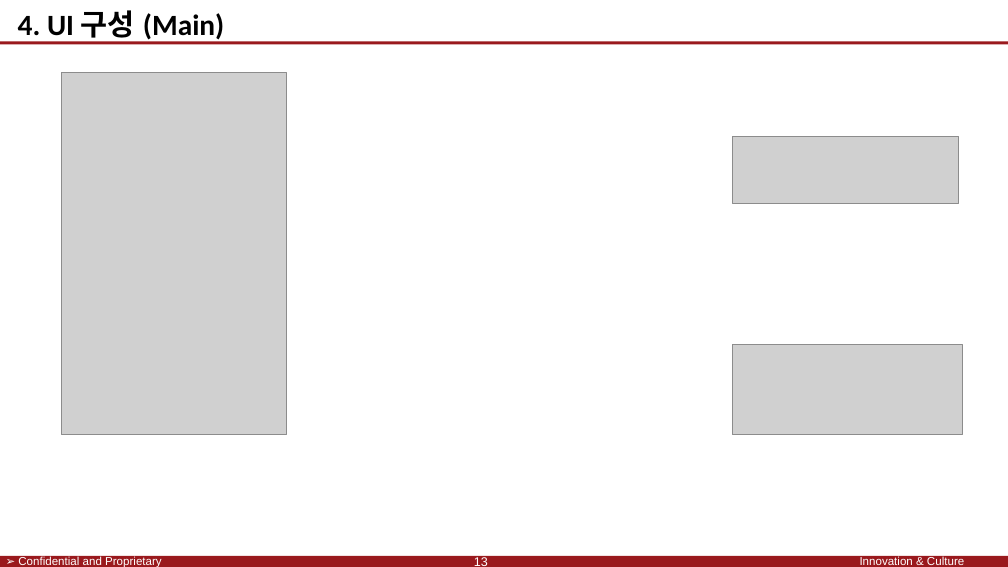
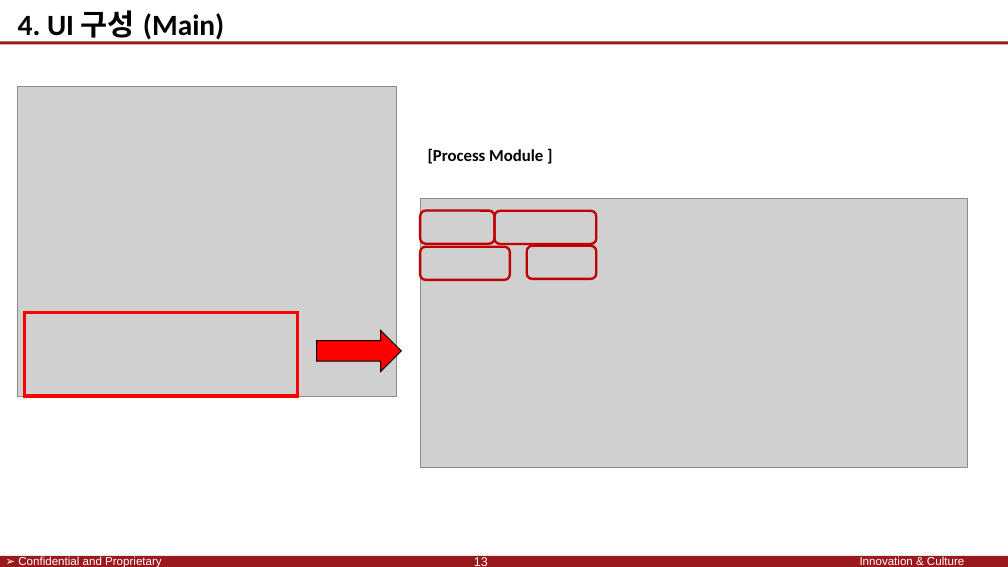
Before and after one commit to SaintSeong/JusungProject, a slide deck: slide 13 of A조 발표.pptx. Drawn at 1008x567 pixels with LibreOffice and Linux fonts; fonts in the diff are those of the drawing; grey boxes stand for pictures; background and template pictures are left out. Boxes give left, top, right and bottom in pixels: in the first picture for what was removed or moved away, otherwise in the second. Text is boxed around its words. In the diff, an @@ line names an element or a change of style, - is before the commit and + after.

```diff
--- a/A조 발표.pptx
+++ b/A조 발표.pptx
@@ picture: place and size @@
-picture at bbox=[61, 73, 287, 435]
+picture at bbox=[17, 86, 396, 396]
@@ text added at bbox=[428, 148, 543, 164], 16 pt, text #000000, bold @@
+[Process Module ]
@@ picture removed at bbox=[732, 137, 959, 204] @@
@@ picture added at bbox=[420, 198, 968, 467] @@
@@ rounded rectangle added at bbox=[420, 211, 495, 244], outline #C00000 2.25 pt @@
@@ rounded rectangle added at bbox=[495, 211, 597, 244], outline #C00000 2.25 pt @@
@@ rounded rectangle added at bbox=[420, 247, 510, 280], outline #C00000 2.25 pt @@
@@ rounded rectangle added at bbox=[527, 246, 597, 279], outline #C00000 2.25 pt @@
@@ rectangle added at bbox=[24, 312, 298, 395], outline #FF0000 3 pt @@
@@ right arrow added at bbox=[317, 330, 402, 371], fill #FF0000, outline #000000 1 pt @@
@@ picture removed at bbox=[732, 344, 962, 435] @@
```
Also in this commit, not shown: 6 other slides changed, 5 slides added, 12 slides removed.
